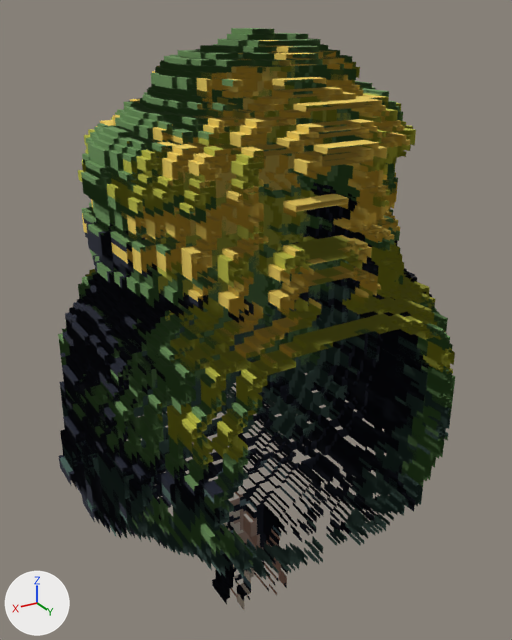
An edit to the glTF model balanca/public/voxel/deco/Tree3.glb, drawn before and after from the same camera.
Camera for both pictures: a camera (50 mm lens) standing at (76.1, 129.0, 143.4) and looking at (-2.7, -2.3, 77.8). The lights are fixed; the arrows at lower left show +X, +Y and +Z. The first picture is the older version. Where no turn or scale is listed for an object, it has been applied to the vertices. Vertices at exactly the same position are counted once.
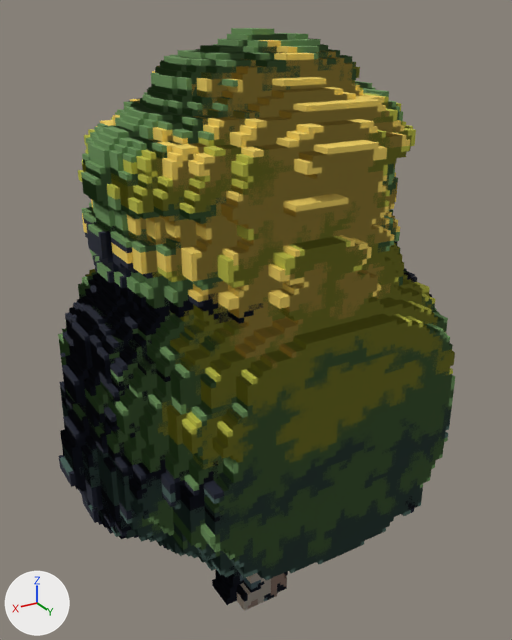
Location of each change, [x1, y1, x2, y2] in pixels of the pictures (512 x 640 px):
'Mesh_1', reshaped: before [59, 28, 452, 578]; after [59, 28, 452, 593]
'Mesh_0', reshaped: before [58, 34, 449, 599]; after [58, 35, 448, 611]
'Mesh_2', reshaped: before [61, 34, 452, 609]; after [61, 37, 443, 603]
'Mesh_3', reshaped: before [60, 41, 448, 587]; after [60, 62, 446, 578]
'Mesh_5', reshaped: before [72, 34, 455, 600]; after [64, 34, 455, 596]
'Mesh_7', reshaped: before [60, 45, 454, 586]; after [60, 45, 454, 574]
'Mesh_6', reshaped: before [76, 46, 455, 605]; after [86, 105, 455, 609]
part 1 of me_mesh_0, added: after [83, 47, 448, 611]
part 2 of me_mesh_1, added: after [77, 40, 452, 593]
part 3 of me_mesh_2, added: after [100, 45, 443, 603]
part 4 of me_mesh_3, added: after [91, 62, 446, 578]
part 5 of me_mesh_4, added: after [78, 46, 452, 578]
part 6 of me_mesh_5, added: after [90, 45, 455, 572]
part 7 of me_mesh_6, added: after [95, 105, 455, 569]
part 8 of me_mesh_7, added: after [75, 52, 454, 573]

The change, as a list of edits to the scene's bpy script:
```text
Change me_mesh_0:
    used by ob_mesh_0; location = (-47.0, 36.0, 0.0)
    remove me_mesh_0.from_pydata(...)  # 9324 vertices, 10172 faces; spans x 2.0..92.0, y -72.0..0.0, z 0.0..140.0
    add me_mesh_0.from_pydata(...)  # 11070 vertices, 14074 faces; spans x 2.0..92.0, y -72.0..0.0, z 0.0..140.0
    me_mesh_0 part 1: 1746 vertices added at x 4.0..89.0, y -32.0..0.0, z 0.0..137.0
Change me_mesh_1:
    used by ob_mesh_1; location = (-47.0, 36.0, 0.0)
    remove me_mesh_1.from_pydata(...)  # 9168 vertices, 9934 faces; spans x 3.0..92.0, y -72.0..0.0, z 0.0..141.0
    add me_mesh_1.from_pydata(...)  # 10895 vertices, 13782 faces; spans x 3.0..92.0, y -72.0..0.0, z 0.0..141.0
    me_mesh_1 part 2: 1727 vertices added at x 6.0..91.0, y -32.0..0.0, z 0.0..138.0
Change me_mesh_2:
    used by ob_mesh_2; location = (-47.0, 36.0, 0.0)
    remove me_mesh_2.from_pydata(...)  # 9163 vertices, 9884 faces; spans x 3.0..92.0, y -72.0..0.0, z 0.0..140.0
    add me_mesh_2.from_pydata(...)  # 10881 vertices, 13704 faces; spans x 3.0..92.0, y -72.0..0.0, z 0.0..140.0
    me_mesh_2 part 3: 1718 vertices added at x 6.0..91.0, y -32.0..0.0, z 0.0..137.0
Change me_mesh_3:
    used by ob_mesh_3; location = (-47.0, 36.0, 0.0)
    remove me_mesh_3.from_pydata(...)  # 9214 vertices, 9932 faces; spans x 3.0..92.0, y -72.0..0.0, z 0.0..139.0
    add me_mesh_3.from_pydata(...)  # 10915 vertices, 13762 faces; spans x 3.0..92.0, y -72.0..0.0, z 0.0..139.0
    me_mesh_3 part 4: 1701 vertices added at x 5.0..89.0, y -32.0..0.0, z 0.0..136.0
Change me_mesh_4:
    used by ob_mesh_4; location = (-47.0, 36.0, 0.0)
    remove me_mesh_4.from_pydata(...)  # 9285 vertices, 10088 faces; spans x 2.0..93.0, y -72.0..0.0, z 0.0..140.0
    add me_mesh_4.from_pydata(...)  # 11067 vertices, 14010 faces; spans x 2.0..93.0, y -72.0..0.0, z 0.0..140.0
    me_mesh_4 part 5: 1782 vertices added at x 5.0..91.0, y -32.0..0.0, z 0.0..137.0
Change me_mesh_5:
    used by ob_mesh_5; location = (-47.0, 36.0, 0.0)
    remove me_mesh_5.from_pydata(...)  # 9156 vertices, 10004 faces; spans x 2.0..92.0, y -72.0..0.0, z 0.0..140.0
    add me_mesh_5.from_pydata(...)  # 10879 vertices, 13860 faces; spans x 2.0..92.0, y -72.0..0.0, z 0.0..140.0
    me_mesh_5 part 6: 1723 vertices added at x 4.0..89.0, y -32.0..0.0, z 0.0..137.0
Change me_mesh_6:
    used by ob_mesh_6; location = (-47.0, 36.0, 0.0)
    remove me_mesh_6.from_pydata(...)  # 9025 vertices, 9832 faces; spans x 1.0..91.0, y -72.0..0.0, z 0.0..140.0
    add me_mesh_6.from_pydata(...)  # 10735 vertices, 13636 faces; spans x 1.0..91.0, y -72.0..0.0, z 0.0..140.0
    me_mesh_6 part 7: 1710 vertices added at x 3.0..88.0, y -32.0..0.0, z 0.0..137.0
Change me_mesh_7:
    used by ob_mesh_7; location = (-47.0, 36.0, 0.0)
    remove me_mesh_7.from_pydata(...)  # 9214 vertices, 10018 faces; spans x 0.0..92.0, y -72.0..0.0, z 0.0..140.0
    add me_mesh_7.from_pydata(...)  # 11001 vertices, 13920 faces; spans x 0.0..92.0, y -72.0..0.0, z 0.0..140.0
    me_mesh_7 part 8: 1787 vertices added at x 2.0..90.0, y -32.0..0.0, z 0.0..137.0
```
